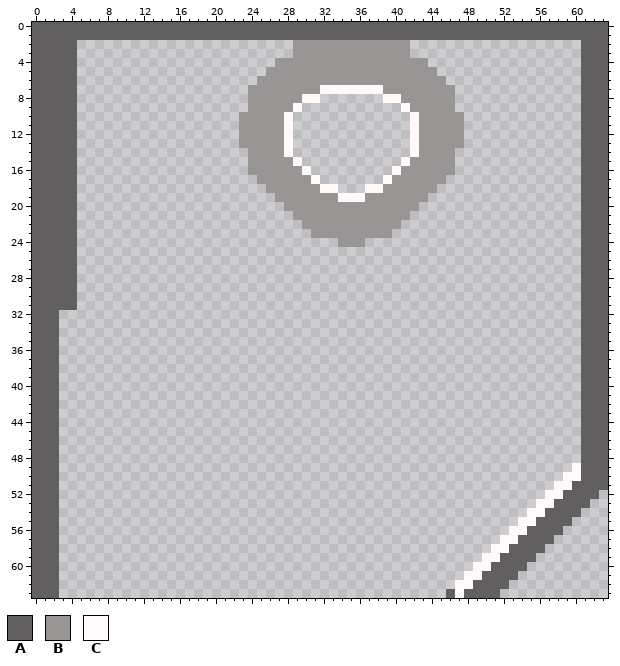
Pixel-art sprite: games/cleaningGame/sprites/toiletright.png. Above: the version before the commit.
The file is 64x64 pixels.
Palette (. is transparent): A #615f5f  B #9a9595  C #fff9f9
Pixels before (only the part around the change), first column x 0:
 0 AAAAAAAAAAAAAAAAAAAAAAAAAAAAAAAAAAAAAAAAAAAAAAAAAAAAAAAAAAAAAAAA
 1 AAAAAAAAAAAAAAAAAAAAAAAAAAAAAAAAAAAAAAAAAAAAAAAAAAAAAAAAAAAAAAAA
 2 AAAAA........................BBBBBBBBBBBBB...................AAA
 3 AAAAA........................BBBBBBBBBBBBB...................AAA
 4 AAAAA......................BBBBBBBBBBBBBBBBB.................AAA
 5 AAAAA.....................BBBBBBBBBBBBBBBBBBB................AAA
 6 AAAAA....................BBBBBBBBBBBBBBBBBBBBB...............AAA
 7 AAAAA...................BBBBBBBBCCCCCCCBBBBBBBB..............AAA
 8 AAAAA...................BBBBBBCC.......CCBBBBBB..............AAA
 9 AAAAA...................BBBBBC...........CBBBBB..............AAA
10 AAAAA..................BBBBBC.............CBBBBB.............AAA
11 AAAAA..................BBBBBC.............CBBBBB.............AAA
12 AAAAA..................BBBBBC.............CBBBBB.............AAA
13 AAAAA..................BBBBBC.............CBBBBB.............AAA
14 AAAAA...................BBBBC.............CBBBB..............AAA
15 AAAAA...................BBBBBC...........CBBBBB..............AAA
16 AAAAA...................BBBBBBC.........CBBBBBB..............AAA
17 AAAAA....................BBBBBBC.......CBBBBBB...............AAA
18 AAAAA.....................BBBBBBCC...CCBBBBBB................AAA
19 AAAAA......................BBBBBBBCCCBBBBBBB.................AAA
20 AAAAA.......................BBBBBBBBBBBBBBB..................AAA
21 AAAAA........................BBBBBBBBBBBBB...................AAA
22 AAAAA.........................BBBBBBBBBBB....................AAA
23 AAAAA..........................BBBBBBBBB.....................AAA
24 AAAAA.............................BBB........................AAA
25 AAAAA........................................................AAA
26 AAAAA........................................................AAA
27 AAAAA........................................................AAA
28 AAAAA........................................................AAA
29 AAAAA........................................................AAA
30 AAAAA........................................................AAA
31 AAAAA........................................................AAA
32 AAA..........................................................AAA
33 AAA..........................................................AAA
34 AAA..........................................................AAA
35 AAA..........................................................AAA
36 AAA..........................................................AAA
37 AAA..........................................................AAA
38 AAA..........................................................AAA
39 AAA..........................................................AAA
40 AAA..........................................................AAA
41 AAA..........................................................AAA
42 AAA..........................................................AAA
43 AAA..........................................................AAA
44 AAA..........................................................AAA
45 AAA..........................................................AAA
46 AAA..........................................................AAA
47 AAA..........................................................AAA
48 AAA..........................................................AAA
49 AAA.........................................................CAAA
50 AAA........................................................CCAAA
51 AAA.......................................................CCAAAA
52 AAA......................................................CCAAAA.
53 AAA.....................................................CCAAAA..
54 AAA....................................................CCAAAA...
55 AAA...................................................CCAAAA....
56 AAA..................................................CCAAAA.....
57 AAA.................................................CCAAAA......
58 AAA................................................CCAAAA.......
59 AAA...............................................CCAAAA........
60 AAA..............................................CCAAAA.........
61 AAA.............................................CCAAAA..........
62 AAA............................................CCAAAA...........
63 AAA...........................................ACAAAA............
Now the later version:
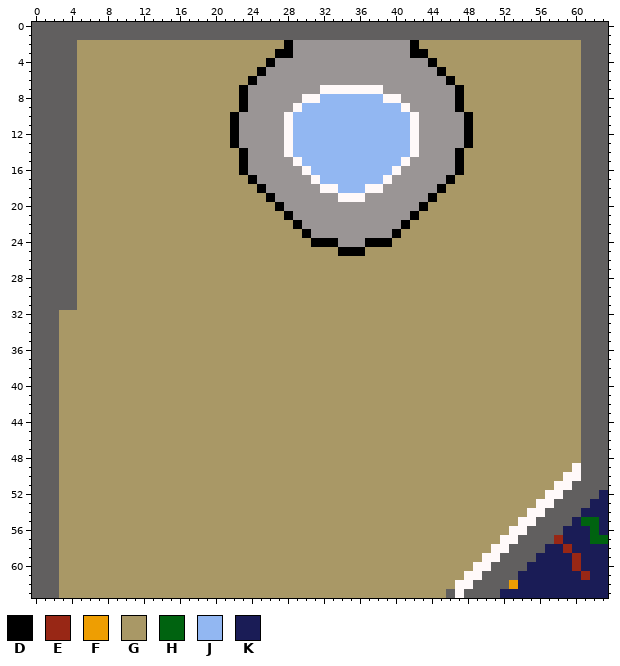
Colours new in this view: D #000000  E #982715  F #ee9e02  G #a99866  H #006310  J #92b7f2  K #1a1c56
Change:
Colour D is added in row 2 at x 28 and 42; in row 3 at x 27 to 28 and 42 to 43; in row 4 at x 26 and 44; in row 5 at x 25 and 45; in row 6 at x 24 and 46; in rows 7 to 9 at x 23 and 47.
Colour D is added in rows 10 to 13 at x 22 and 48; in rows 14 to 16 at x 23 and 47; in row 17 at x 24 and 46; in row 18 at x 25 and 45; in row 19 at x 26 and 44; in row 20 at x 27 and 43.
Colour D is added in row 21 at x 28 and 42; in row 22 at x 29 and 41; in row 23 at x 30 and 40; in row 24 at x 31 to 33 and 37 to 39; in row 25 at x 34 to 36.
Colour E is added in row 57 at x 58; in row 58 at x 59; in rows 59 to 60 at x 60; in row 61 at x 61.
Colour F is added in row 62 at x 53.
Colour G is added in row 2 at x 5 to 27 and 43 to 60; in row 3 at x 5 to 26 and 44 to 60; in row 4 at x 5 to 25 and 45 to 60; in row 5 at x 5 to 24 and 46 to 60; in row 6 at x 5 to 23 and 47 to 60; in rows 7 to 9 at x 5 to 22 and 48 to 60.
Colour G is added in rows 10 to 13 at x 5 to 21 and 49 to 60; in rows 14 to 16 at x 5 to 22 and 48 to 60; in row 17 at x 5 to 23 and 47 to 60; in row 18 at x 5 to 24 and 46 to 60; in row 19 at x 5 to 25 and 45 to 60; in row 20 at x 5 to 26 and 44 to 60.
Colour G is added in row 21 at x 5 to 27 and 43 to 60; in row 22 at x 5 to 28 and 42 to 60; in row 23 at x 5 to 29 and 41 to 60; in row 24 at x 5 to 30 and 40 to 60; in row 25 at x 5 to 33 and 37 to 60; in rows 26 to 31 at x 5 to 60.
Colour G is added in rows 32 to 48 at x 3 to 60; in row 49 at x 3 to 59; in row 50 at x 3 to 58; in row 51 at x 3 to 57; in row 52 at x 3 to 56; in row 53 at x 3 to 55.
Colour G is added in row 54 at x 3 to 54; in row 55 at x 3 to 53; in row 56 at x 3 to 52; in row 57 at x 3 to 51; in row 58 at x 3 to 50; in row 59 at x 3 to 49.
Colour G is added in row 60 at x 3 to 48; in row 61 at x 3 to 47; in row 62 at x 3 to 46; in row 63 at x 3 to 45.
Colour H is added in row 55 at x 61 to 62; in row 56 at x 62; in row 57 at x 62 to 63.
Colour J is added in row 8 at x 32 to 38; in row 9 at x 30 to 40; in rows 10 to 14 at x 29 to 41; in row 15 at x 30 to 40; in row 16 at x 31 to 39; in row 17 at x 32 to 38.
Colour J is added in row 18 at x 34 to 36.
Colour K is added in row 52 at x 63; in row 53 at x 62 to 63; in row 54 at x 61 to 63; in row 55 at x 60 and 63; in row 56 at x 59 to 61 and 63; in row 57 at x 59 to 61.
Colour K is added in row 58 at x 57 to 58 and 60 to 63; in row 59 at x 56 to 59 and 61 to 63; in row 60 at x 55 to 59 and 61 to 63; in row 61 at x 54 to 60 and 62 to 63; in row 62 at x 54 to 63; in row 63 at x 52 to 63.
